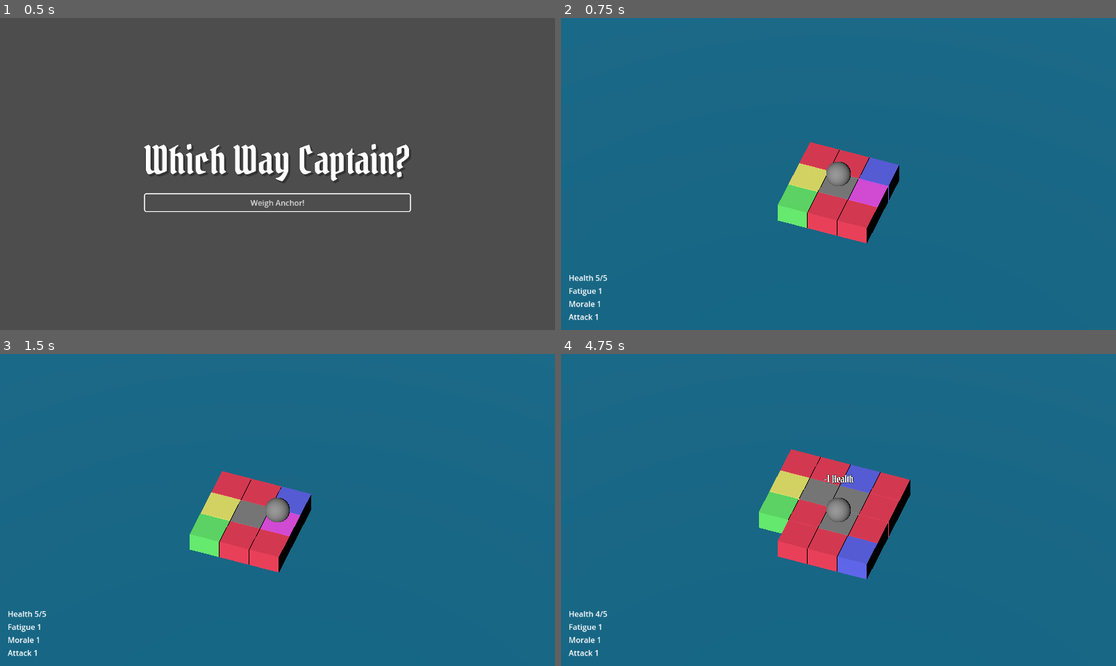
Above: before the commit, frames 1-4 (two rows, left to right).
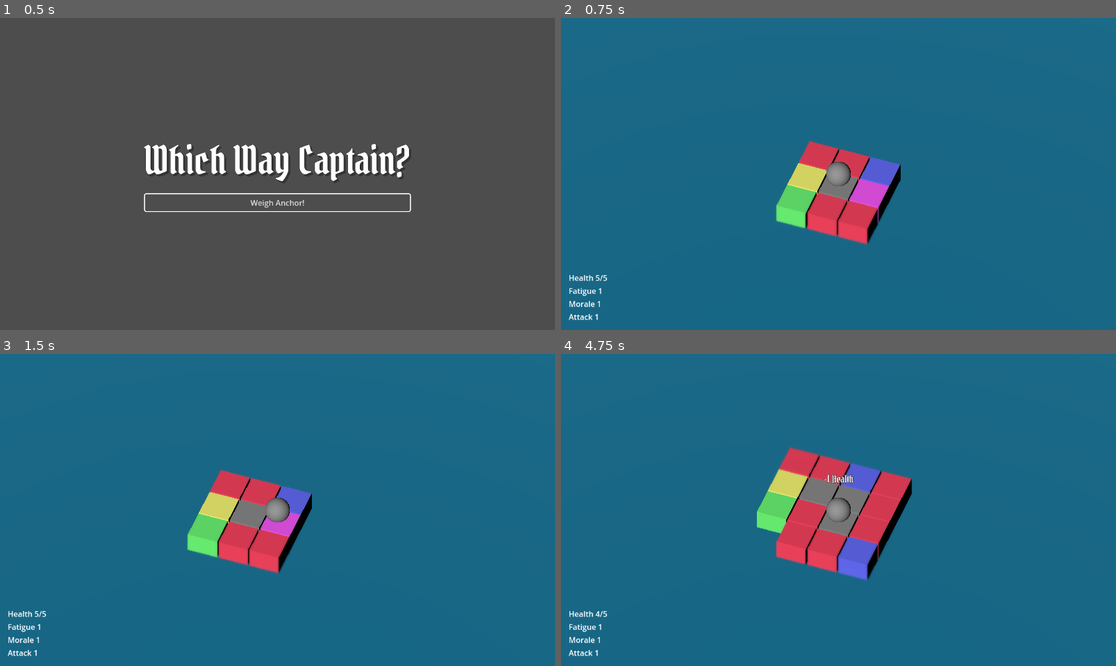
Above: after the commit, the same moments.

Repository: tVeratti/mini-byte-jam
Game: Godot game, scene res://main/main.tscn
Same seed, same stepped clock (60 frames per second), same inputs: the game is played once before the commit and once after it.
Inputs:
- Up to frame 1 (0.5 s): no input
- Up to frame 2 (0.75 s): click "Weigh Anchor!" at 0.5 s
- Up to frame 3 (1.5 s): tap Enter at 1.25 s; hold Right (move_right) from 1.28 s (still down); tap Space (accept) at 1.35 s
- Up to frame 4 (4.75 s): release Right (move_right) at 2.03 s; hold S (move_backward) 2.03-2.78 s; tap Space (accept) every 0.75 s from 2.1 to 4.35 s; hold Right (move_right) 2.78-3.53 s; hold W (move_forward) 3.53-4.28 s; hold A (move_left) from 4.28 s (still down)

Frame 1 is identical in both runs. In frame 2, 0.5% of the frame differs, in the area x 38-62%, y 39-73%; in frame 3, 0.5%; in frame 4, 0.9%, in the area x 35-64%, y 29-73%.

Commit message:
add tilt shift blur to map

Diff:
--- a/battle/battle_result.tscn
+++ b/battle/battle_result.tscn
@@ -116,6 +116,7 @@
 anchor_top = 0.5
 anchor_right = 1.0
 anchor_bottom = 0.5
+offset_top = -11.5
 offset_right = 185.0
 offset_bottom = 88.0
 grow_horizontal = 2
--- a/grid/grid.tscn
+++ b/grid/grid.tscn
@@ -14,7 +14,7 @@
 
 [node name="Grid" type="GridMap" groups=["tile_grid"]]
 mesh_library = ExtResource("1_isuoj")
-cell_size = Vector3(1.02, 1, 1.02)
+cell_size = Vector3(1.05, 1, 1.05)
 data = {
 "cells": PackedInt32Array(0, 1, 4, 1, 1, 6, 2, 1, 7)
 }
--- a/map/map.tscn
+++ b/map/map.tscn
@@ -1,10 +1,16 @@
-[gd_scene load_steps=8 format=3 uid="uid://uxxs8yvjpn8m"]
+[gd_scene load_steps=10 format=3 uid="uid://uxxs8yvjpn8m"]
 
 [ext_resource type="Script" uid="uid://rhagi80rwqva" path="res://map/map.gd" id="1_p5pve"]
 [ext_resource type="PackedScene" uid="uid://bcvlm28nt0iwi" path="res://battle/battle.tscn" id="2_kffv2"]
 [ext_resource type="PackedScene" uid="uid://b0dwk7j8uulrj" path="res://map/player_stats_hud/player_stats_hud.tscn" id="2_lgq1i"]
 [ext_resource type="PackedScene" uid="uid://dhgn5s74308uh" path="res://map/goal_window/goal_window.tscn" id="3_7lyie"]
 [ext_resource type="PackedScene" uid="uid://blho1i521pjl4" path="res://grid/grid.tscn" id="3_iw27f"]
+[ext_resource type="Shader" uid="uid://cviwov15lli60" path="res://map/tilt_shift.gdshader" id="4_7lyie"]
+
+[sub_resource type="ShaderMaterial" id="ShaderMaterial_5jdw0"]
+shader = ExtResource("4_7lyie")
+shader_parameter/limit = 0.5
+shader_parameter/blur = 1.5
 
 [sub_resource type="QuadMesh" id="QuadMesh_kffv2"]
 size = Vector2(100, 100)
@@ -19,6 +25,14 @@
 
 [node name="Interface" type="CanvasLayer" parent="."]
 unique_name_in_owner = true
+
+[node name="TiltShiftBlur" type="ColorRect" parent="Interface"]
+material = SubResource("ShaderMaterial_5jdw0")
+anchors_preset = 15
+anchor_right = 1.0
+anchor_bottom = 1.0
+grow_horizontal = 2
+grow_vertical = 2
 
 [node name="HUD" type="MarginContainer" parent="Interface"]
 anchors_preset = 15
--- /dev/null
+++ b/map/tilt_shift.gdshader
@@ -0,0 +1,24 @@
+// Original by ChaffDave : https://godotshaders.com/shader/tilt-shift-shader/
+
+shader_type canvas_item;
+
+uniform float limit: hint_range(0.0,0.5) = 0.2;
+uniform float blur: hint_range(0.0,8.0) = 2.0;
+uniform sampler2D screen_texture : hint_screen_texture, filter_linear_mipmap;
+
+void fragment(){
+
+	if (UV.y<limit){
+
+		float blur_amount = blur * (1.0 - (SCREEN_UV.y / limit));
+		COLOR = textureLod(screen_texture, SCREEN_UV, blur_amount);
+
+	} else if (UV.y > 1.0-limit){
+
+		float blur_amount = blur * (1.0 - ((1.0 - SCREEN_UV.y) / limit));
+		COLOR = textureLod(screen_texture, SCREEN_UV, blur_amount);
+
+	} else {
+		COLOR.a = 0.0;
+	}
+}
--- a/scroll_text/scroll_text.tscn
+++ b/scroll_text/scroll_text.tscn
@@ -2,6 +2,33 @@
 
 [ext_resource type="Script" uid="uid://dpp3vjykwjgpr" path="res://scroll_text/scroll_text.gd" id="1_5i0xu"]
 [ext_resource type="FontFile" uid="uid://bw4edb43exu17" path="res://assets/fonts/PirataOne-Regular.ttf" id="1_ss1qb"]
+
+[sub_resource type="Animation" id="Animation_5i0xu"]
+length = 0.001
+tracks/0/type = "value"
+tracks/0/imported = false
+tracks/0/enabled = true
+tracks/0/path = NodePath("Label3D:position")
+tracks/0/interp = 1
+tracks/0/loop_wrap = true
+tracks/0/keys = {
+"times": PackedFloat32Array(0),
+"transitions": PackedFloat32Array(1),
+"update": 0,
+"values": [Vector3(0, 0, 0)]
+}
+tracks/1/type = "value"
+tracks/1/imported = false
+tracks/1/enabled = true
+tracks/1/path = NodePath("Label3D:scale")
+tracks/1/interp = 1
+tracks/1/loop_wrap = true
+tracks/1/keys = {
+"times": PackedFloat32Array(0),
+"transitions": PackedFloat32Array(1),
+"update": 0,
+"values": [Vector3(0, 0, 0)]
+}
 
 [sub_resource type="Animation" id="Animation_ss1qb"]
 resource_name = "show"
@@ -45,33 +72,6 @@
 }]
 }
 
-[sub_resource type="Animation" id="Animation_5i0xu"]
-length = 0.001
-tracks/0/type = "value"
-tracks/0/imported = false
-tracks/0/enabled = true
-tracks/0/path = NodePath("Label3D:position")
-tracks/0/interp = 1
-tracks/0/loop_wrap = true
-tracks/0/keys = {
-"times": PackedFloat32Array(0),
-"transitions": PackedFloat32Array(1),
-"update": 0,
-"values": [Vector3(0, 0, 0)]
-}
-tracks/1/type = "value"
-tracks/1/imported = false
-tracks/1/enabled = true
-tracks/1/path = NodePath("Label3D:scale")
-tracks/1/interp = 1
-tracks/1/loop_wrap = true
-tracks/1/keys = {
-"times": PackedFloat32Array(0),
-"transitions": PackedFloat32Array(1),
-"update": 0,
-"values": [Vector3(0, 0, 0)]
-}
-
 [sub_resource type="AnimationLibrary" id="AnimationLibrary_mits8"]
 _data = {
 &"RESET": SubResource("Animation_5i0xu"),
Not shown, added: map/tilt_shift.gdshader.uid
